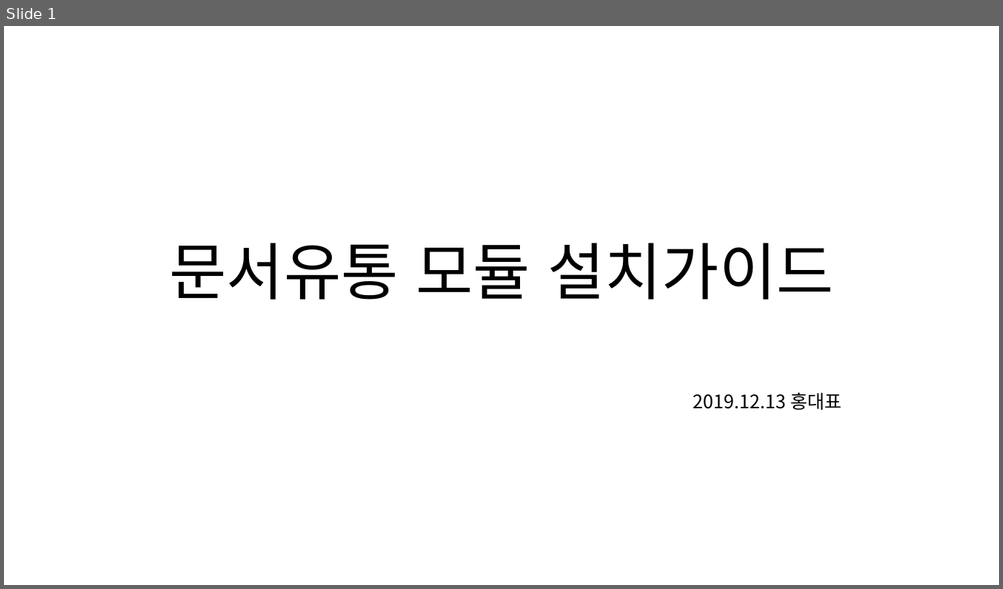
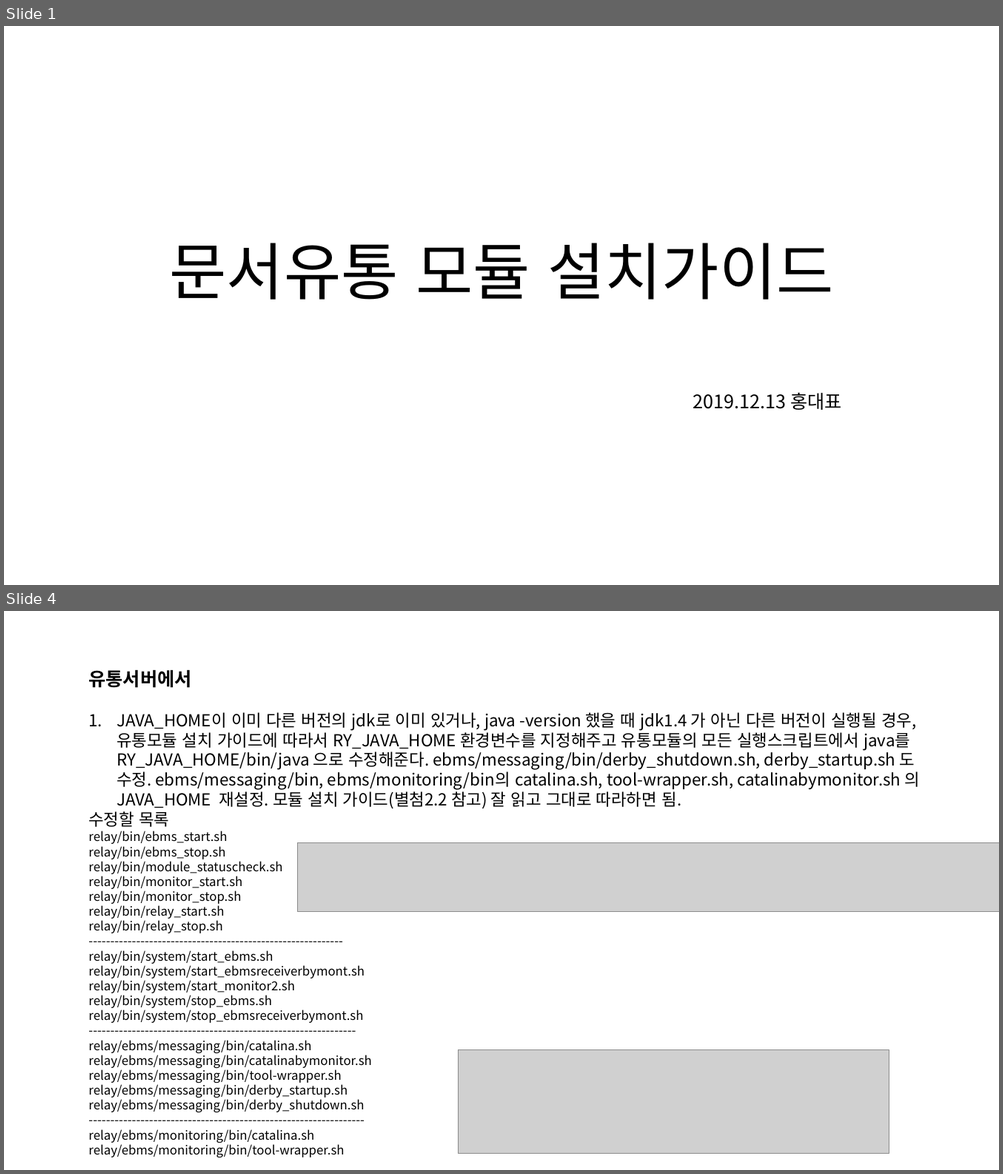
Before and after one commit to Shim8934/refactor_ezFlow4Java, a slide deck: docs/tech/ezApprovalG/문서유통 설치/문서유통 모듈 설치가이드.pptx. Shown one above the other, each under a label of ours: slide 1 before the commit, slides 1 and 4 after it; the slides between them are not shown. The pictures are 1003x589 and 1003x1174 pixels, drawn with LibreOffice and Linux fonts; fonts in the diff are those of the drawing; grey boxes stand for pictures. Boxes give left, top, right and bottom in pixels: in the first picture for what was removed or moved away, otherwise in the second. Text is boxed around its words. In the diff, an @@ line names an element or a change of style, - is before the commit and + after.

Commit message:
문서유통 설치가이드 수정.

```diff
--- a/docs/tech/ezApprovalG/문서유통 설치/문서유통 모듈 설치가이드.pptx
+++ b/docs/tech/ezApprovalG/문서유통 설치/문서유통 모듈 설치가이드.pptx
@@ slide 4 added at (4, 611, 999, 1170), background #FFFFFF @@
@@ text added at (88, 670, 920, 1158), 12 pt, text #000000 @@
+유통서버에서
+1. JAVA_HOME이 이미 다른 버전의 jdk로 이미 있거나, java -version 했을 때 jdk1.4 가 아닌 다른 버전이 실행될 경우, 유통모듈 설치 가이드에 따라서 RY_JAVA_HOME 환경변수를 지정해주고 유통모듈의 모든 실행스크립트에서 java를 RY_JAVA_HOME/bin/java 으로 수정해준다. ebms/messaging/bin/derby_shutdown.sh, derby_startup.sh 도 수정. ebms/messaging/bin, ebms/monitoring/bin의 catalina.sh, tool-wrapper.sh, catalinabymonitor.sh 의 JAVA_HOME 재설정. 모듈 설치 가이드(별첨2.2 참고) 잘 읽고 그대로 따라하면 됨.
+수정할 목록
+relay/bin/ebms_start.sh
+relay/bin/ebms_stop.sh
+relay/bin/module_statuscheck.sh
+relay/bin/monitor_start.sh
+relay/bin/monitor_stop.sh
+relay/bin/relay_start.sh
+relay/bin/relay_stop.sh
+-----------------------------------------------------------
+relay/bin/system/start_ebms.sh
+relay/bin/system/start_ebmsreceiverbymont.sh
+relay/bin/system/start_monitor2.sh
+relay/bin/system/stop_ebms.sh
+relay/bin/system/stop_ebmsreceiverbymont.sh
+--------------------------------------------------------------
+relay/ebms/messaging/bin/catalina.sh
+relay/ebms/messaging/bin/catalinabymonitor.sh
+relay/ebms/messaging/bin/tool-wrapper.sh
+relay/ebms/messaging/bin/derby_startup.sh
+relay/ebms/messaging/bin/derby_shutdown.sh
+----------------------------------------------------------------
+relay/ebms/monitoring/bin/catalina.sh
+relay/ebms/monitoring/bin/tool-wrapper.sh
@@ picture added at (298, 843, 999, 911) @@
@@ picture added at (458, 1051, 889, 1155) @@
```
Also in this commit, not shown: 5 slides changed, 6 other slides added.
